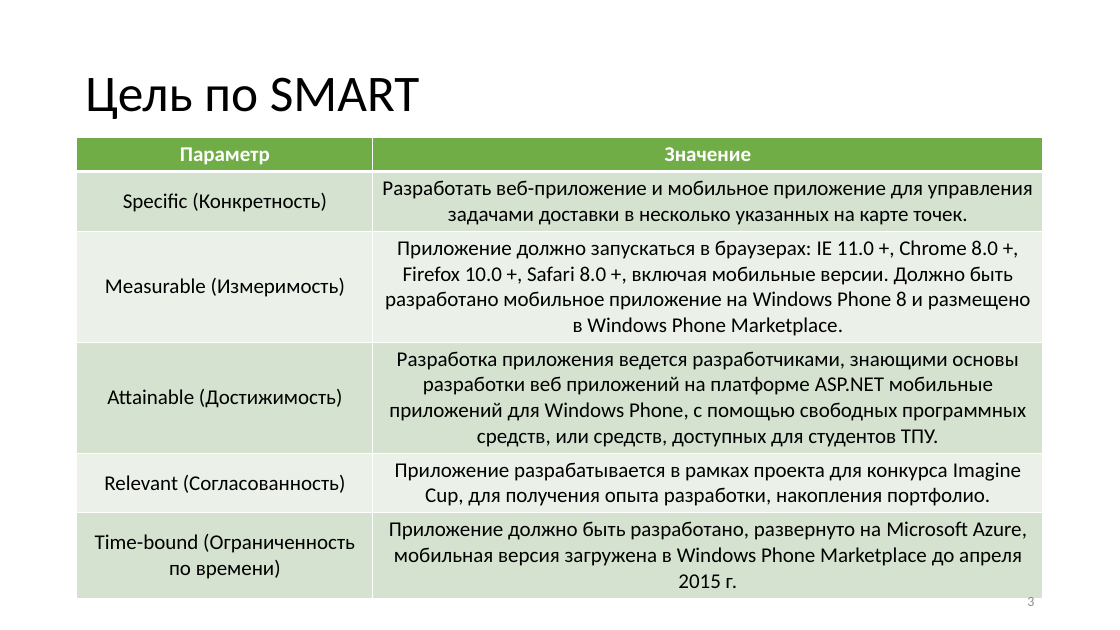
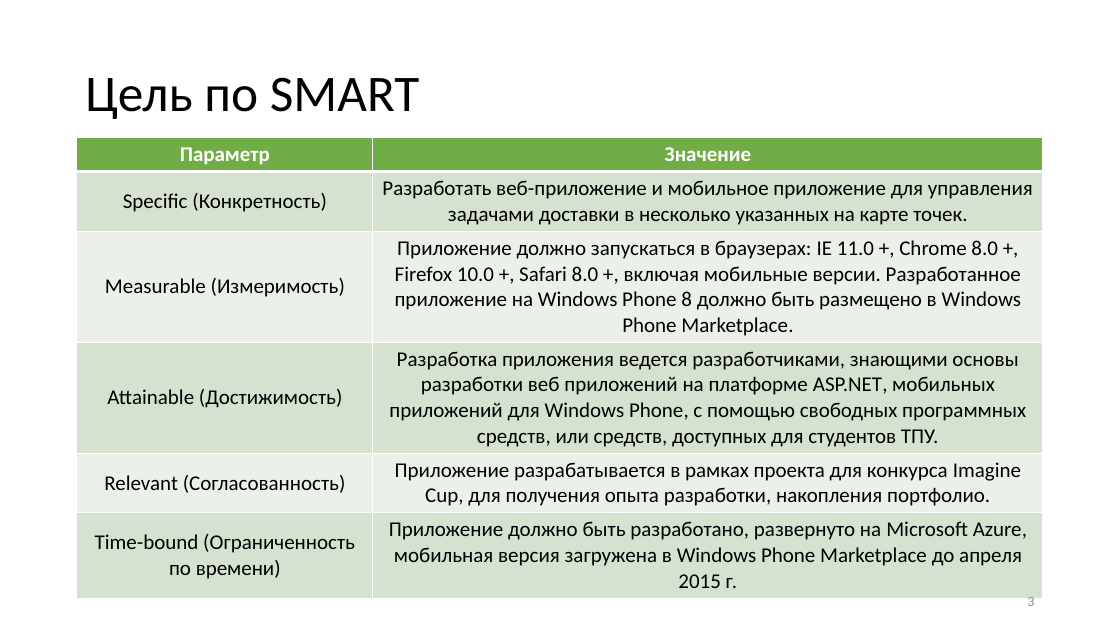
Before and after one commit to nocom91/GeoTime, a slide deck: slide 3 of Документы/GeoTimePresentation-remake.pptx. Drawn at 1120x630 pixels with LibreOffice and Linux fonts; fonts in the diff are those of the drawing; background and template pictures are left out. Boxes give left, top, right and bottom in pixels: in the first picture for what was removed or moved away, otherwise in the second. Text is boxed around its words. In the diff, an @@ line names an element or a change of style, - is before the commit and + after.

```diff
--- a/Документы/GeoTimePresentation-remake.pptx
+++ b/Документы/GeoTimePresentation-remake.pptx
@@ table at [77, 138, 1044, 592] @@
-row 3, column 2: Приложение должно запускаться в браузерах: IE 11.0 +, Chrome 8.0 +, Firefox 10.0 +, Safari 8.0 +, включая мобильные версии. Должно быть разработано мобильное приложение на Windows Phone 8 и размещено в Windows Phone Marketplace.
+row 3, column 2: Приложение должно запускаться в браузерах: IE 11.0 +, Chrome 8.0 +, Firefox 10.0 +, Safari 8.0 +, включая мобильные версии. Разработанное приложение на Windows Phone 8 должно быть размещено в Windows Phone Marketplace.
-row 4, column 2: Разработка приложения ведется разработчиками, знающими основы разработки веб приложений на платформе ASP.NET мобильные приложений для Windows Phone, с помощью свободных программных средств, или средств, доступных для студентов ТПУ.
+row 4, column 2: Разработка приложения ведется разработчиками, знающими основы разработки веб приложений на платформе ASP.NET, мобильных приложений для Windows Phone, с помощью свободных программных средств, или средств, доступных для студентов ТПУ.
```
Also in this commit, not shown: 2 other slides changed, 1 slide added.
